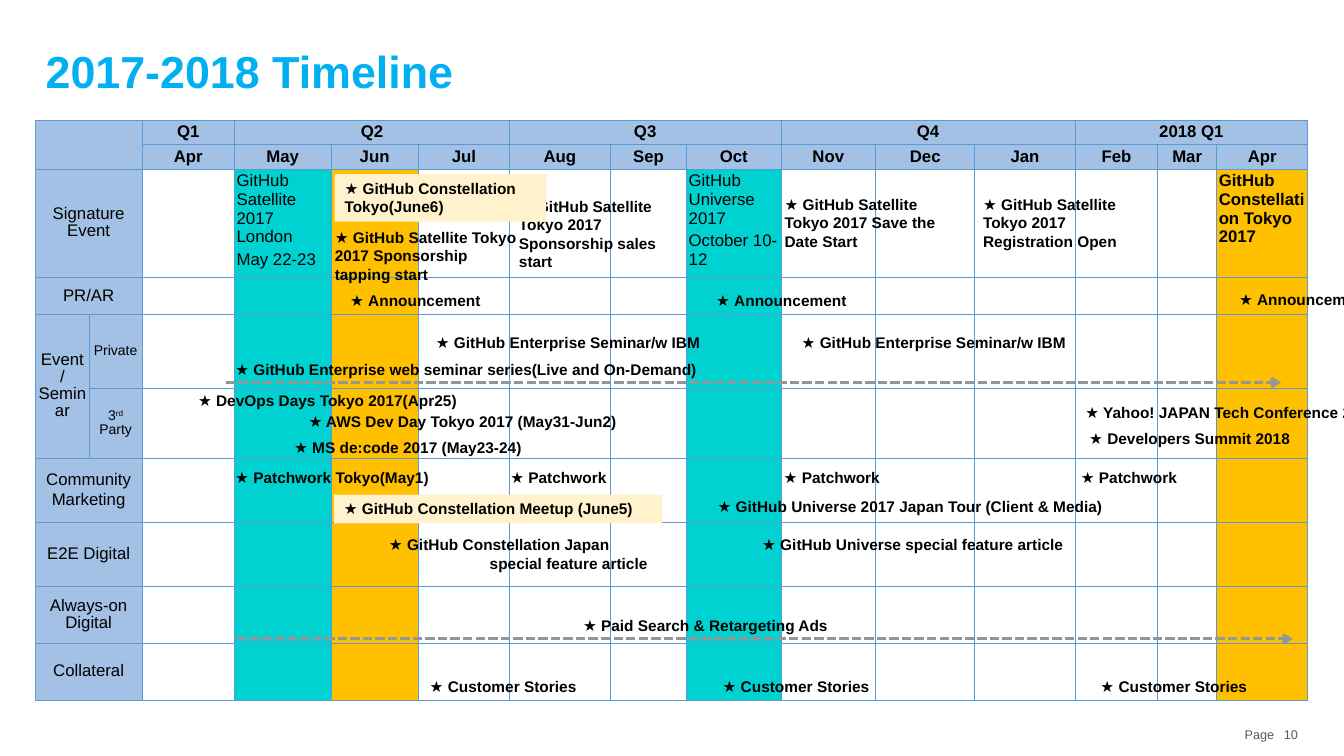
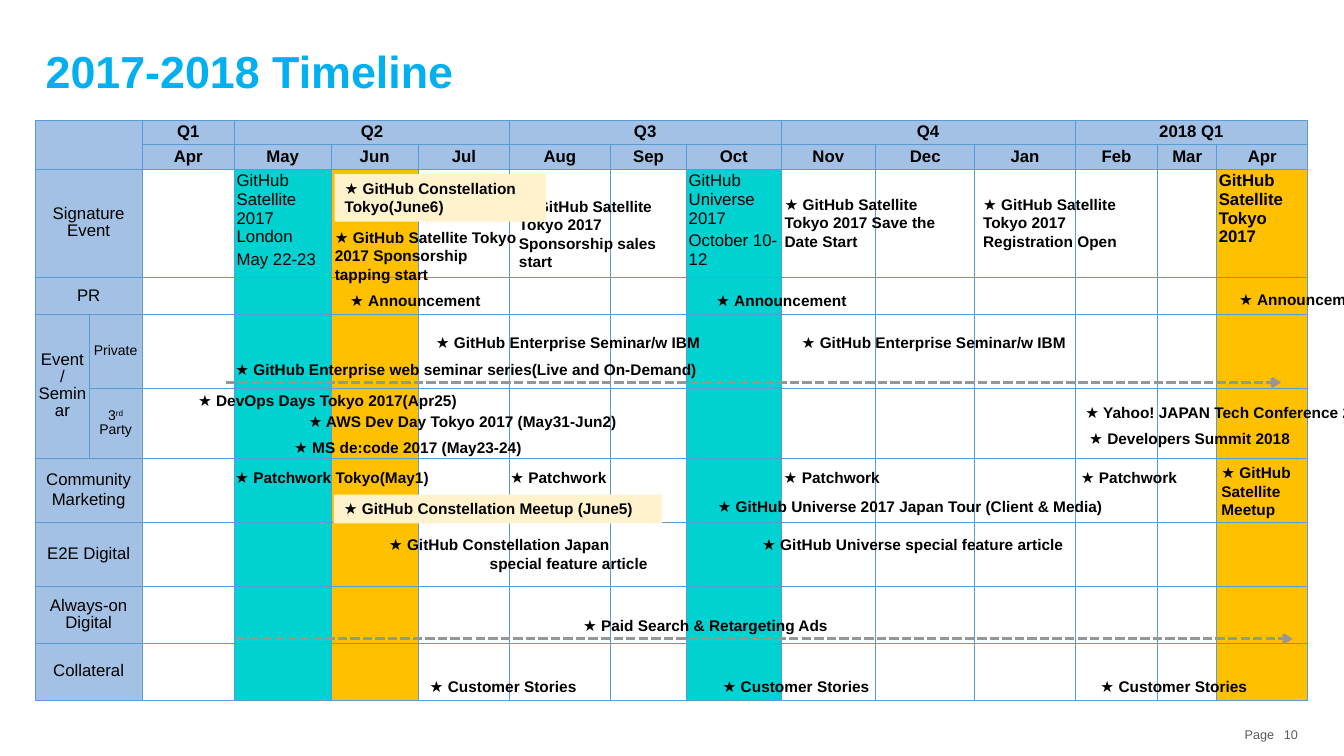
Before and after one commit to souebina/GitHub-Japan-Marketing-Plan, a slide deck: slide 10 of GitHub Japan Marketing Strategy.pptx. Drawn at 1344x756 pixels with LibreOffice and Linux fonts; fonts in the diff are those of the drawing. Boxes give left, top, right and bottom in pixels: in the first picture for what was removed or moved away, otherwise in the second. Text is boxed around its words. In the diff, an @@ line names an element or a change of style, - is before the commit and + after.

```diff
--- a/GitHub Japan Marketing Strategy.pptx
+++ b/GitHub Japan Marketing Strategy.pptx
@@ table at bbox=[35, 121, 1308, 702] @@
-row 3, column 15: GitHub Constellation Tokyo 2017
+row 3, column 15: GitHub Satellite Tokyo 2017
-row 4, column 1: PR/AR
+row 4, column 1: PR
@@ text added at bbox=[1221, 467, 1290, 519], 11 pt, text #000000, bold @@
+★ GitHub Satellite Meetup
```
Also in this commit, not shown: 1 other slide changed.
